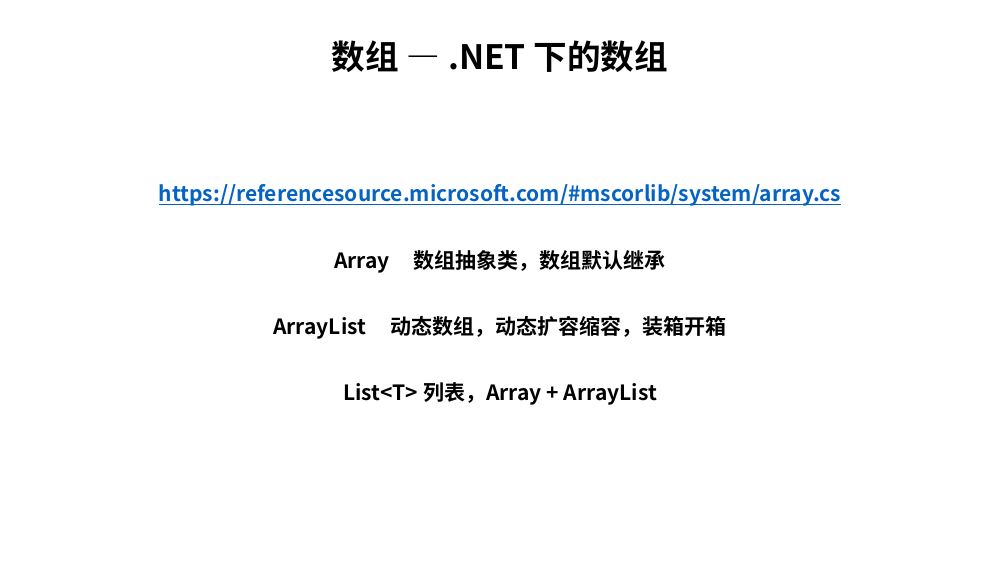
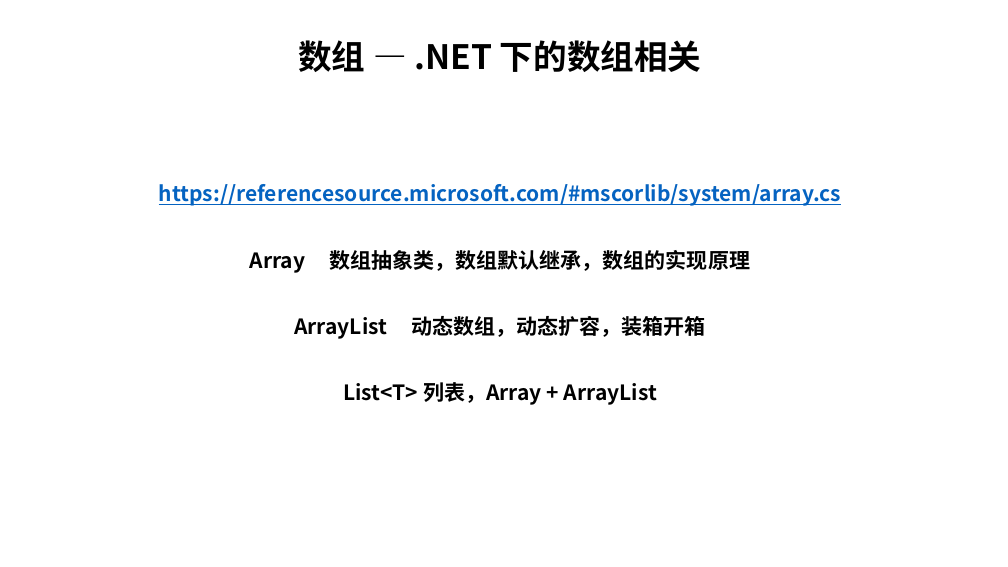
Before and after one commit to sunchong/ALG, a slide deck: slide 26 of ALG/docs/数据结构与算法.pptx (slide 25 before the commit). Drawn at 1008x567 pixels with LibreOffice and Linux fonts; fonts in the diff are those of the drawing. Boxes give left, top, right and bottom in pixels: in the first picture for what was removed or moved away, otherwise in the second. Text is boxed around its words. In the diff, an @@ line names an element or a change of style, - is before the commit and + after.

Commit message:
ppt

```diff
--- a/ALG/docs/数据结构与算法.pptx
+++ b/ALG/docs/数据结构与算法.pptx
@@ subtitle at (298, 40, 702, 72): text changed @@
-数组 — .NET 下的数组
+数组 — .NET 下的数组相关
@@ text at (250, 250, 750, 339): text changed @@
-Array 数组抽象类，数组默认继承
-ArrayList 动态数组，动态扩容缩容，装箱开箱
+Array 数组抽象类，数组默认继承，数组的实现原理
+ArrayList 动态数组，动态扩容，装箱开箱
```
Also in this commit, not shown: 7 other slides changed, 7 slides added, 2 slides removed.
